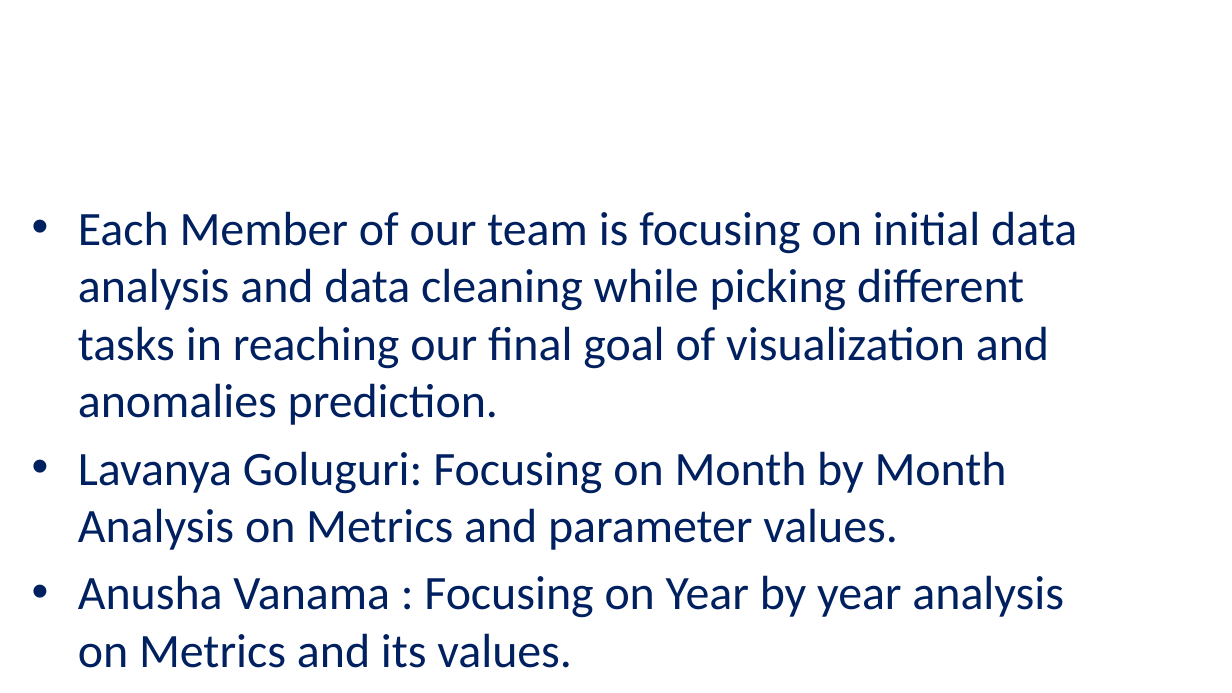
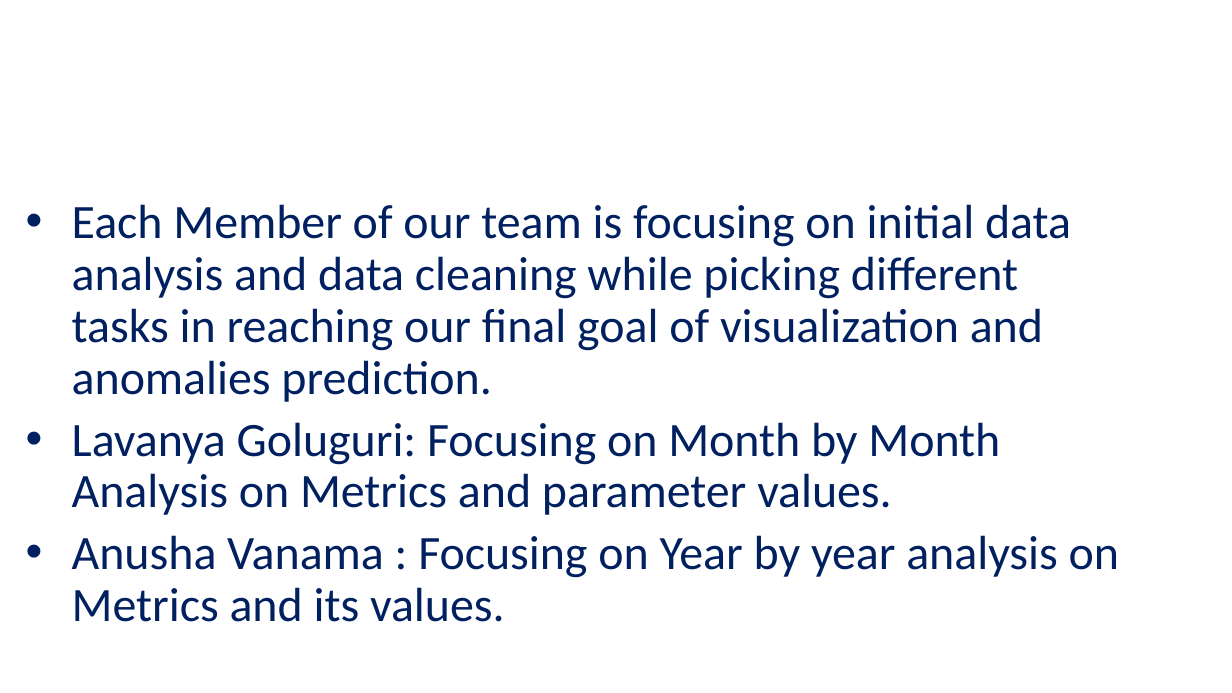
Before and after one commit to UNCG-CSE/G_Suite_Metrics, a slide deck: slide 5 of doc/G-suite review ppt.pptx. Drawn at 1232x693 pixels with LibreOffice and Linux fonts; fonts in the diff are those of the drawing; background and template pictures are left out. Boxes give left, top, right and bottom in pixels: in the first picture for what was removed or moved away, otherwise in the second. Text is boxed around its words. In the diff, an @@ line names an element or a change of style, - is before the commit and + after.

```diff
--- a/doc/G-suite review ppt.pptx
+++ b/doc/G-suite review ppt.pptx
@@ title "TASKS FOR EACH MEMBER" at [72,204,342,239]: size 32.4 to 32 pt @@
@@ text "Each Member of our team ..." at [72,204,1119,622]: line spacing 1 to 0.9 @@
```
Also in this commit, not shown: 6 other slides changed.
